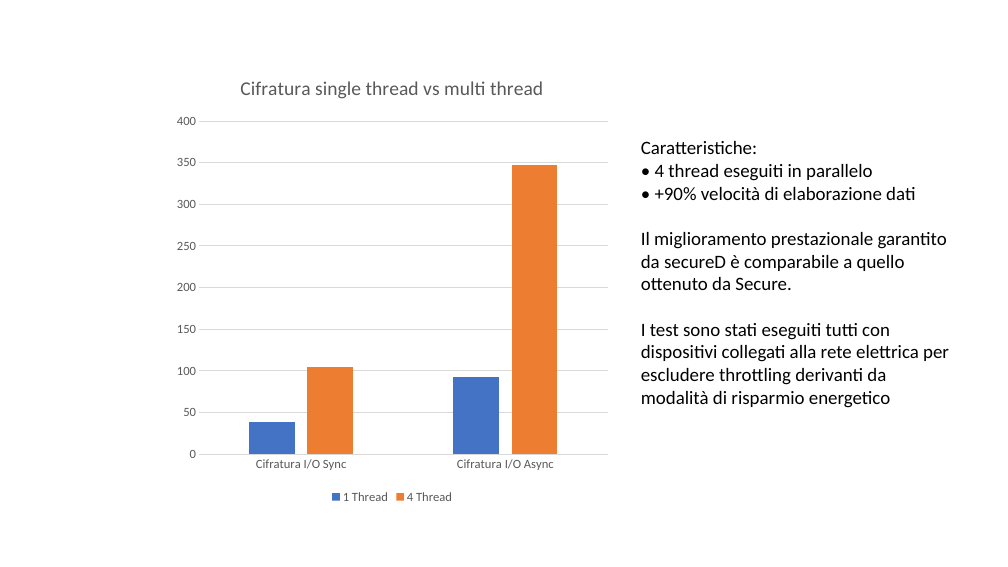
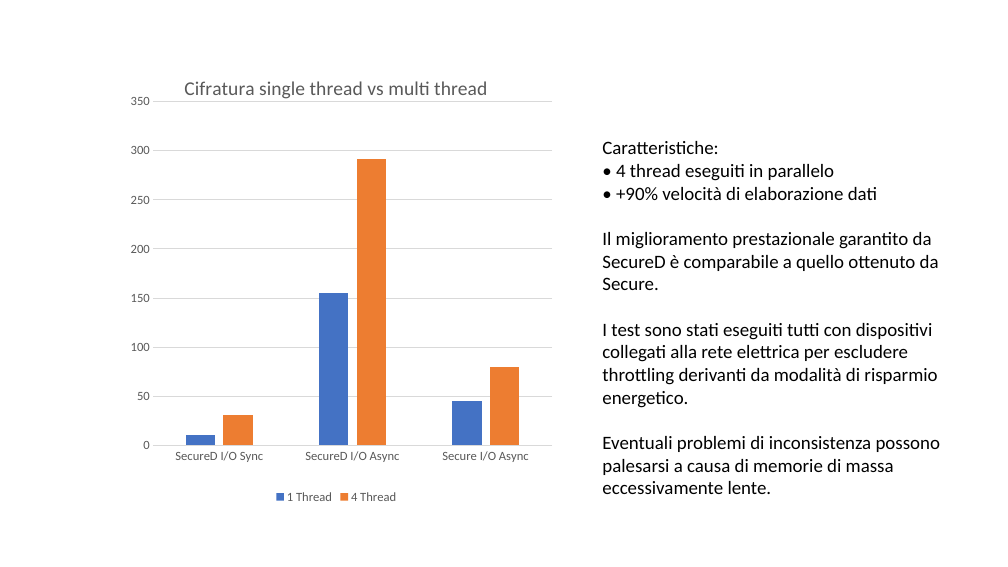
Before and after one commit to Allen35/SecureD, a slide deck: slide 4 of Documentation/Performance report.pptx. Drawn at 1008x567 pixels with LibreOffice and Linux fonts; fonts in the diff are those of the drawing. Boxes give left, top, right and bottom in pixels: in the first picture for what was removed or moved away, otherwise in the second. Text is boxed around its words. In the diff, an @@ line names an element or a change of style, - is before the commit and + after.

```diff
--- a/Documentation/Performance report.pptx
+++ b/Documentation/Performance report.pptx
@@ column chart at [112,60,560,508] @@
-categories: Cifratura I/O Sync, Cifratura I/O Async
+categories: SecureD I/O Sync, SecureD I/O Async, Secure I/O Async
-1 Thread: 40, 90
+1 Thread: 10, 155, 45
-4 Thread: 100, 350
+4 Thread: 31, 291, 80
@@ plot area changed @@
@@ column chart: place and size @@
-column chart at [168,60,616,508]
+column chart at [112,60,560,508]
@@ text "Caratteristiche:": place and size @@
-text "Caratteristiche:" at [641,141,949,408]
+text "Caratteristiche:" at [602,141,940,494]
@@ text at [602,232,940,494]: text changed @@
-Il miglioramento prestazionale garantito da secureD è comparabile a quello ottenuto da Secure.
-I test sono stati eseguiti tutti con dispositivi collegati alla rete elettrica per escludere throttling derivanti da modalità di risparmio energetico
+Il miglioramento prestazionale garantito da SecureD è comparabile a quello ottenuto da Secure.
+I test sono stati eseguiti tutti con dispositivi collegati alla rete elettrica per escludere throttling derivanti da modalità di risparmio energetico.
+Eventuali problemi di inconsistenza possono palesarsi a causa di memorie di massa eccessivamente lente.
```
Also in this commit, not shown: 3 other files.
